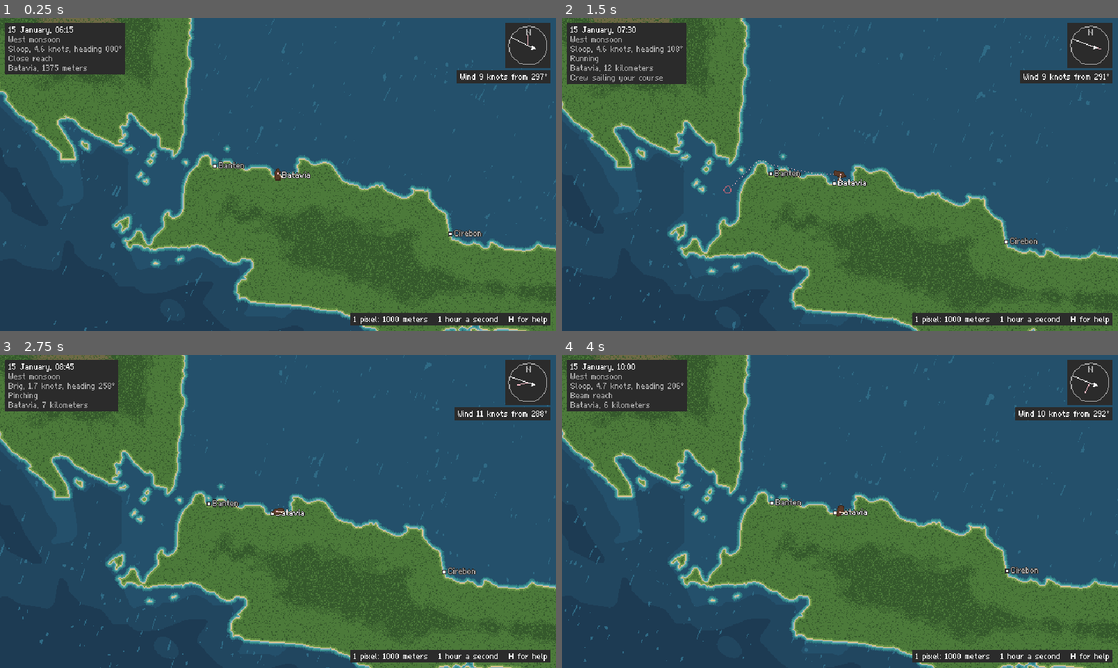
Above: before the commit, frames 1-4 (two rows, left to right).
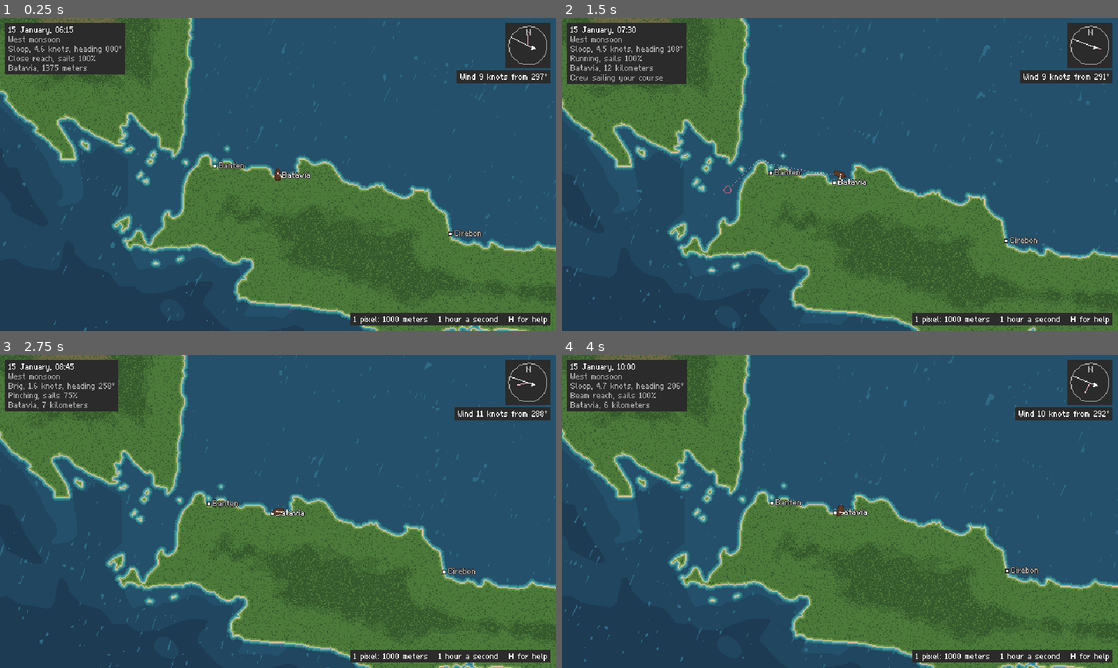
Above: after the commit, the same moments.

Repository: itriumid/felterra-nine-seas
Game: Godot game, scene res://game/main.tscn
The game is run twice, just before and just after one commit, with the same random seed, the same clock (stepped at 60 frames per second) and the same inputs.
Inputs (mouse positions are in pixels of both pictures, inside the frame that each line leads up to):
- Up to frame 1 (0.25 s): no input
- Up to frame 2 (1.5 s): move the mouse to (962, 158) at 0.52 s; hold Right 0.53-1.25 s; tap S (less_sail) at 0.6 s; click (962, 158) at 0.67 s; tap W (more_sail) at 0.8 s; drag from (728, 190) to (812, 237) at 1.27 s
- Up to frame 3 (2.75 s): move the mouse to (333, 442) at 2.02 s; hold Right from 2.03 s (still down); tap Tab (switch_ship) at 2.1 s; tap S (less_sail) at 2.3 s
- Up to frame 4 (4 s): release Right at 2.75 s; drag from (812, 574) to (673, 464) at 2.77 s; move the mouse to (1006, 558) at 3.52 s; hold Left from 3.53 s (still down); tap W (more_sail) at 3.6 s; tap Tab (switch_ship) at 3.8 s

The runs differ from the first frame. In frame 1, less than 0.1% of the frame differs, in the area x 9-18%, y 12-15%; in frame 2, 11%, in the area x 0-100%, y 0-100%; in frame 3, less than 0.1%; in frame 4, less than 0.1%.

Commit message:
Let the player set sail on the map to control speed
A sailing ship's only throttle is how much canvas it carries. W and S set or
take in sail a quarter at a time; speed goes with the square root of the sail
set, so half sail makes about seven tenths of full speed, and a furled ship
stops. The setting carries into and out of battle bubbles.

Diff:
--- a/game/map_display.gd
+++ b/game/map_display.gd
@@ -7,6 +7,7 @@
 	"Click the sea or a port: sail there",
 	"Click a ship: give chase, and fight when you meet",
 	"A and D, or the arrow keys: take the helm and steer",
+	"W and S, or up and down: set or take in sail, to go faster or slower",
 	"Minus and equals, or the mouse wheel: zoom",
 	"Tab: switch between sloop and brig",
 	"F11: full screen",
@@ -59,7 +60,7 @@
 		"%s, %.1f knots, heading %s" % [
 			ship.design.display_name, ship.speed * InterfaceDrawing.KNOTS_PER_METER_PER_SECOND,
 			InterfaceDrawing.bearing_text(Wind.direction_to_bearing(ship.forward()))],
-		InterfaceDrawing.point_of_sail(angle, ship.speed),
+		"%s, sails %d%%" % [InterfaceDrawing.point_of_sail(angle, ship.speed), roundi(ship.sail_set * 100.0)],
 		"%s, %s" % [nearest.name, InterfaceDrawing.distance_text(ship.position.distance_to(nearest.position))],
 	]
 	if voyage.autopilot != null:
--- a/game/world_view.gd
+++ b/game/world_view.gd
@@ -125,6 +125,10 @@
 			voyage.chase(clicked)
 		else:
 			voyage.set_course(_origin() + mouse * ZOOM_LEVELS[zoom_index])
+	if Input.is_action_just_pressed("more_sail"):
+		voyage.ship.sail_set = minf(snappedf(voyage.ship.sail_set + 0.25, 0.25), 1.0)
+	if Input.is_action_just_pressed("less_sail"):
+		voyage.ship.sail_set = maxf(snappedf(voyage.ship.sail_set - 0.25, 0.25), 0.0)
 	if Input.is_action_just_pressed("switch_ship"):
 		voyage.switch_ship()
 	_read_view_controls()
--- a/simulation/bubble.gd
+++ b/simulation/bubble.gd
@@ -58,6 +58,8 @@
 	ship.position = map_ship.position - origin
 	ship.heading = map_ship.heading
 	ship.velocity = map_ship.forward() * map_ship.speed
+	ship.sail_ordered = map_ship.sail_set
+	ship.sail_set = map_ship.sail_set
 	ship.trim_instantly(wind.velocity_at(ship.position))
 	return ship
 
@@ -104,6 +106,7 @@
 	map_ship.position = origin + ship.position
 	map_ship.heading = ship.heading
 	map_ship.speed = maxf(ship.forward_speed(), 0.0)
+	map_ship.sail_set = ship.sail_ordered
 
 
 ## A captain's hands on the helm: merchants run from the player, navy ships close with them.
--- a/simulation/map_ship.gd
+++ b/simulation/map_ship.gd
@@ -12,6 +12,8 @@
 var heading := 0.0
 var speed := 0.0
 var aground := false
+## How much sail is set, 0 (furled) to 1 (all plain sail). A sailing ship's only throttle.
+var sail_set := 1.0
 
 
 func _init(ship_design: ShipDesign) -> void:
@@ -24,7 +26,9 @@
 
 func step(delta: float, true_wind: Vector2, chart: Chart) -> void:
 	var angle_off_wind := rad_to_deg(absf(forward().angle_to(-true_wind)))
-	var target := maxf(Polar.lookup(design.id, angle_off_wind, true_wind.length()), 0.0)
+	# Drive grows with sail area and drag with the square of speed, so speed goes with the square
+	# root of the sail set: half sail is about seven tenths of full speed.
+	var target := maxf(Polar.lookup(design.id, angle_off_wind, true_wind.length()), 0.0) * sqrt(sail_set)
 	speed = lerpf(speed, target, 1.0 - exp(-delta / SETTLING_TIME))
 	var next := position + forward() * speed * delta
 	aground = chart.is_land(next)
--- a/simulation/voyage.gd
+++ b/simulation/voyage.gd
@@ -127,6 +127,7 @@
 	var replacement := MapShip.new(designs[design_index])
 	replacement.position = ship.position
 	replacement.heading = ship.heading
+	replacement.sail_set = ship.sail_set
 	ship = replacement
 
 
--- a/tests/test_world.gd
+++ b/tests/test_world.gd
@@ -125,3 +125,18 @@
 	check(is_equal_approx(Chart.smooth_noise(Vector2(3.0, 7.0)), Chart._lattice(3, 7)), "noise off its lattice point")
 	var value := Chart._lattice(123456, 654321)
 	check(value >= 0.0 and value <= 1.0, "lattice value %f out of range" % value)
+
+
+func test_sail_set_is_the_throttle() -> void:
+	var speeds: Array[float] = []
+	for sail in [1.0, 0.5, 0.0]:
+		var ship := MapShip.new(ShipDesign.sloop())
+		ship.position = Chart.position_of(-5.0, 110.0)
+		ship.heading = Vector2.RIGHT.angle()
+		ship.sail_set = sail
+		ship.speed = 3.0
+		for minute in 120:
+			ship.step(60.0, Wind.bearing_to_direction(180.0) * 7.0, chart)
+		speeds.append(ship.speed)
+	check(absf(speeds[1] / speeds[0] - sqrt(0.5)) < 0.02, "half sail made %.2f of full speed" % (speeds[1] / speeds[0]))
+	check(speeds[2] < 0.05, "furled, the ship still made %.2f meters per second" % speeds[2])
Not shown, changed: README.md
